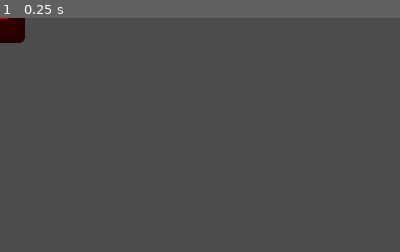
Above: before the commit, frame 1.
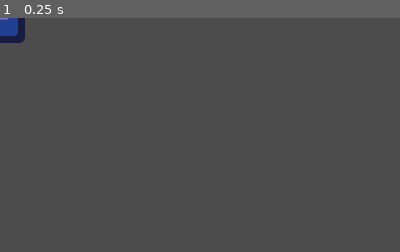
Above: after the commit, the same moment.

Repository: Dahl99/IMT2581_GroupJam
Game: Godot game, scene res://source/game_manager/game_manager.tscn
Two runs of this game, one before a commit and one after it. Both use one fixed random seed, a clock stepped at 60 frames per second and the inputs below. The engine's default icon, where the game draws it, is replaced by a stand-in: a white triangle on a blue panel in a dark square.
Inputs:
- Up to frame 1 (0.25 s): no input
The pictures show only the part of the screen within x 0-50%, y 0-50%; the shares and areas given below are measured in that part.

The runs differ from the first frame. In frame 1, 0.7% of the frame differs, in the area x 0-7%, y 0-11%.

Commit message:
Comments about process of damage, and ability to hurt enemy

Diff:
--- a/source/enemy/enemy.gd
+++ b/source/enemy/enemy.gd
@@ -1,5 +1,4 @@
 extends Node2D
-
 
 signal attack
 signal prepare_attack
@@ -8,15 +7,34 @@
 onready var prepare_timer = $AttackPrepareTimer
 onready var animation_player = $AnimationPlayer
 
-func start_attack_timer():
-	attack_timer.start(1.3)
+var max_health = 5
+var health = 5
+var dead : bool = false
 
+# This function PREPARES the attack. It's the same as indication
+# that the enemy is about to attack. The attacking happens in
+# start_attack_timer
 func start_prepare_timer():
 	var time = randi() % 4 + 3
 	prepare_timer.start(time)
 
+# The attack happens always after 1.3 seconds after the preparation
+func start_attack_timer():
+	attack_timer.start(1.3)
+
 func _ready():
 	start_prepare_timer()
+	get_parent().connect("take_damage", self, "_on_take_damage")
+
+func _on_take_damage():
+	health = health - 1
+	animation_player.play("Take Damage")
+
+func die():
+	health = max_health
+
+	animation_player.clear_queue()
+	animation_player.play("Die")
 
 
 func _on_AttackTimer_timeout():
--- a/source/enemy/enemy.tscn
+++ b/source/enemy/enemy.tscn
@@ -18,6 +18,45 @@
 "update": 0,
 "values": [ Vector2( 0, 0 ), Vector2( -61.385, 0 ), Vector2( 0, 0 ) ]
 }
+tracks/1/type = "value"
+tracks/1/path = NodePath("Sprite:modulate")
+tracks/1/interp = 1
+tracks/1/loop_wrap = true
+tracks/1/imported = false
+tracks/1/enabled = true
+tracks/1/keys = {
+"times": PoolRealArray( 0 ),
+"transitions": PoolRealArray( 1 ),
+"update": 0,
+"values": [ Color( 0.478431, 0.462745, 0.772549, 1 ) ]
+}
+
+[sub_resource type="Animation" id=3]
+resource_name = "Die"
+tracks/0/type = "value"
+tracks/0/path = NodePath("Sprite:position")
+tracks/0/interp = 2
+tracks/0/loop_wrap = true
+tracks/0/imported = false
+tracks/0/enabled = true
+tracks/0/keys = {
+"times": PoolRealArray( 0, 0.2, 0.4, 0.6, 0.8, 1 ),
+"transitions": PoolRealArray( 1, 1, 1, 1, 1, 1 ),
+"update": 0,
+"values": [ Vector2( 0, 0 ), Vector2( -17.6588, 17.6588 ), Vector2( 23.5451, 26.0678 ), Vector2( -15.1361, 41.2039 ), Vector2( 18.4998, 52.1355 ), Vector2( -17.6588, 57.1809 ) ]
+}
+tracks/1/type = "value"
+tracks/1/path = NodePath("Sprite:modulate")
+tracks/1/interp = 1
+tracks/1/loop_wrap = true
+tracks/1/imported = false
+tracks/1/enabled = true
+tracks/1/keys = {
+"times": PoolRealArray( 0, 1 ),
+"transitions": PoolRealArray( 1, 1 ),
+"update": 0,
+"values": [ Color( 0.478431, 0.462745, 0.772549, 1 ), Color( 0, 0, 0, 1 ) ]
+}
 
 [sub_resource type="Animation" id=2]
 resource_name = "Prepare Attack"
@@ -33,17 +72,59 @@
 "update": 0,
 "values": [ Vector2( 0, 0 ), Vector2( 10, 0 ), Vector2( -10, 0 ), Vector2( 10, 0 ), Vector2( -10, 0 ), Vector2( 0, 0 ) ]
 }
+tracks/1/type = "value"
+tracks/1/path = NodePath("Sprite:modulate")
+tracks/1/interp = 1
+tracks/1/loop_wrap = true
+tracks/1/imported = false
+tracks/1/enabled = true
+tracks/1/keys = {
+"times": PoolRealArray( 0 ),
+"transitions": PoolRealArray( 1 ),
+"update": 0,
+"values": [ Color( 0.478431, 0.462745, 0.772549, 1 ) ]
+}
+
+[sub_resource type="Animation" id=4]
+resource_name = "Take Damage"
+length = 0.3
+tracks/0/type = "value"
+tracks/0/path = NodePath("Sprite:position")
+tracks/0/interp = 1
+tracks/0/loop_wrap = true
+tracks/0/imported = false
+tracks/0/enabled = true
+tracks/0/keys = {
+"times": PoolRealArray( 0, 0.2, 0.3 ),
+"transitions": PoolRealArray( 1, 1, 1 ),
+"update": 0,
+"values": [ Vector2( 0, 0 ), Vector2( 0, -20 ), Vector2( 0, 0 ) ]
+}
+tracks/1/type = "value"
+tracks/1/path = NodePath("Sprite:modulate")
+tracks/1/interp = 1
+tracks/1/loop_wrap = true
+tracks/1/imported = false
+tracks/1/enabled = true
+tracks/1/keys = {
+"times": PoolRealArray( 0, 0.2, 0.3 ),
+"transitions": PoolRealArray( 1, 1, 1 ),
+"update": 0,
+"values": [ Color( 0.478431, 0.462745, 0.772549, 1 ), Color( 0.67451, 0.133333, 0.133333, 1 ), Color( 0.478431, 0.462745, 0.772549, 1 ) ]
+}
 
 [node name="Enemy" type="Node2D"]
 script = ExtResource( 1 )
 
 [node name="Sprite" type="Sprite" parent="."]
-modulate = Color( 0.670588, 0, 0, 1 )
+modulate = Color( 0.478431, 0.462745, 0.772549, 1 )
 texture = ExtResource( 2 )
 
 [node name="AnimationPlayer" type="AnimationPlayer" parent="."]
 anims/Attack = SubResource( 1 )
+anims/Die = SubResource( 3 )
 "anims/Prepare Attack" = SubResource( 2 )
+"anims/Take Damage" = SubResource( 4 )
 
 [node name="AttackTimer" type="Timer" parent="."]
 
--- a/source/game_manager/game_manager.gd
+++ b/source/game_manager/game_manager.gd
@@ -1,5 +1,8 @@
 extends Node2D
 
+signal deal_damage
+
+var evade_damage : bool = true
 
 func _ready():
 	conecc_enemy()
@@ -9,6 +12,26 @@
 	for child in get_children():
 		if child.name == "Enemy":
 			child.connect("attack", self, "attack_by_enemy")
+			child.connect("prepare_attack", self, "prepare_attack")
 
+# Is run when the preparation attack signal is sent.
+# Does not deal damage by itself, but simply enables
+# the player to take damage if he doesn't evade
+func prepare_attack():
+	evade_damage = false
+
+
+# Is supposed to be run when player evades
+func evade_attack():
+	evade_damage = true
+	pass
+
+# Is run when the attack signal is sent.
+# Will deal damage to player if not evaded
 func attack_by_enemy():
-	print ("Hello")
+	if evade_damage:
+		# No damage taken, the player must use dodge though.
+		pass
+	else:
+		# Player takes damage
+		pass
Not shown: 1 places in source/enemy/enemy.tscn that only renumber resources
